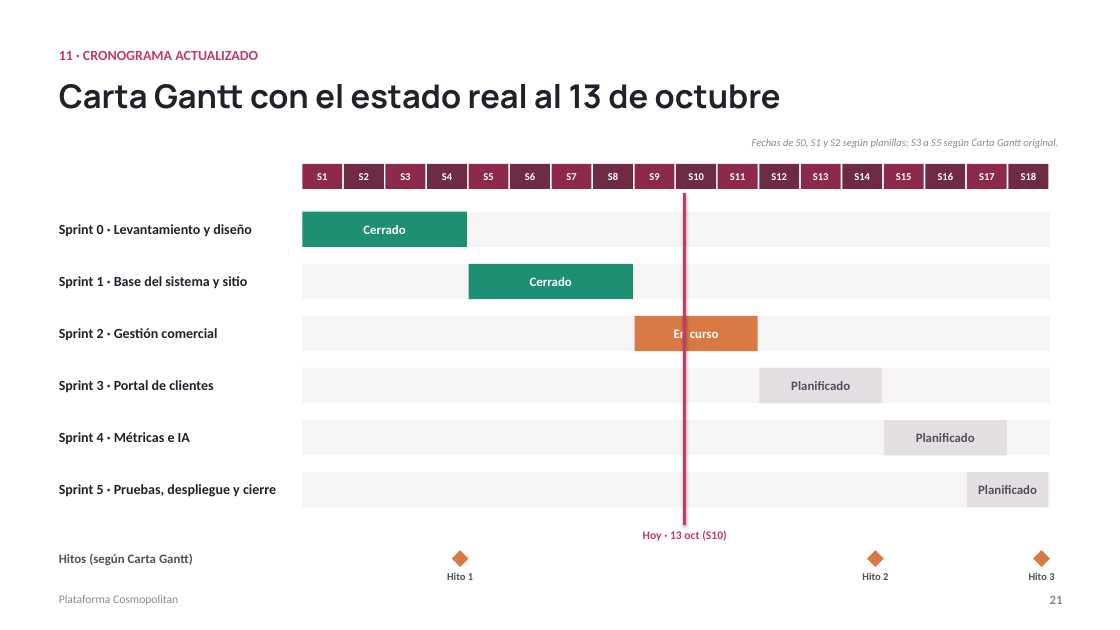
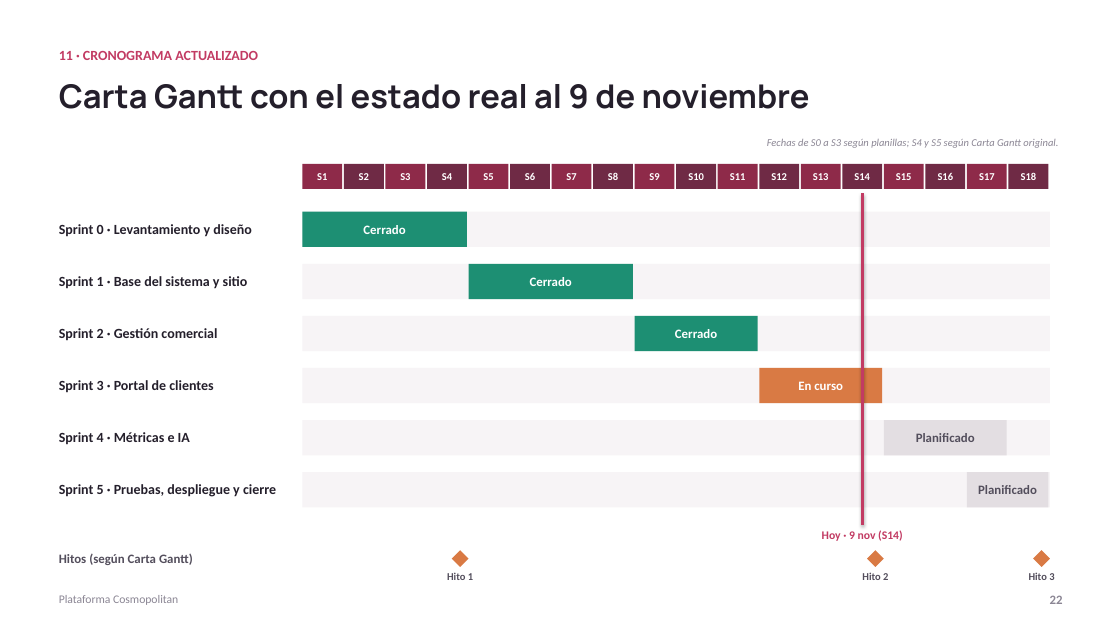
Before and after one commit to ChristianCuadra/capstone, a slide deck: slide 22 of Fase 2/Evidencias Proyecto/Presentación Proyecto.pptx (slide 21 before the commit). Drawn at 1120x630 pixels with LibreOffice and Linux fonts; fonts in the diff are those of the drawing. Boxes give left, top, right and bottom in pixels: in the first picture for what was removed or moved away, otherwise in the second. Text is boxed around its words. In the diff, an @@ line names an element or a change of style, - is before the commit and + after.

```diff
--- a/Fase 2/Evidencias Proyecto/Presentación Proyecto.pptx
+++ b/Fase 2/Evidencias Proyecto/Presentación Proyecto.pptx
@@ text at (59,84,810,109): text changed @@
-Carta Gantt con el estado real al 13 de octubre
+Carta Gantt con el estado real al 9 de noviembre
@@ text at (767,139,1058,148): text changed @@
-Fechas de S0, S1 y S2 según planillas; S3 a S5 según Carta Gantt original.
+Fechas de S0 a S3 según planillas; S4 y S5 según Carta Gantt original.
@@ line moved from (685, 193) - (685, 525) to (862, 193) - (862, 525) @@
@@ rectangle at (635,316,758,351): fill #D97A44 to #1D8F73 @@
@@ text at (675,329,717,338): text changed @@
-En curso
+Cerrado
@@ rectangle at (760,368,882,403): fill #E3DEE2 to #D97A44 @@
@@ text at (798,381,843,390): text changed; text colour #534E5C to #FFFFFF @@
-Planificado
+En curso
@@ text at (822,530,903,541): text changed @@
-Hoy · 13 oct (S10)
+Hoy · 9 nov (S14)
```
Also in this commit, not shown: 13 other slides changed, 1 slide added, 4 other files.
